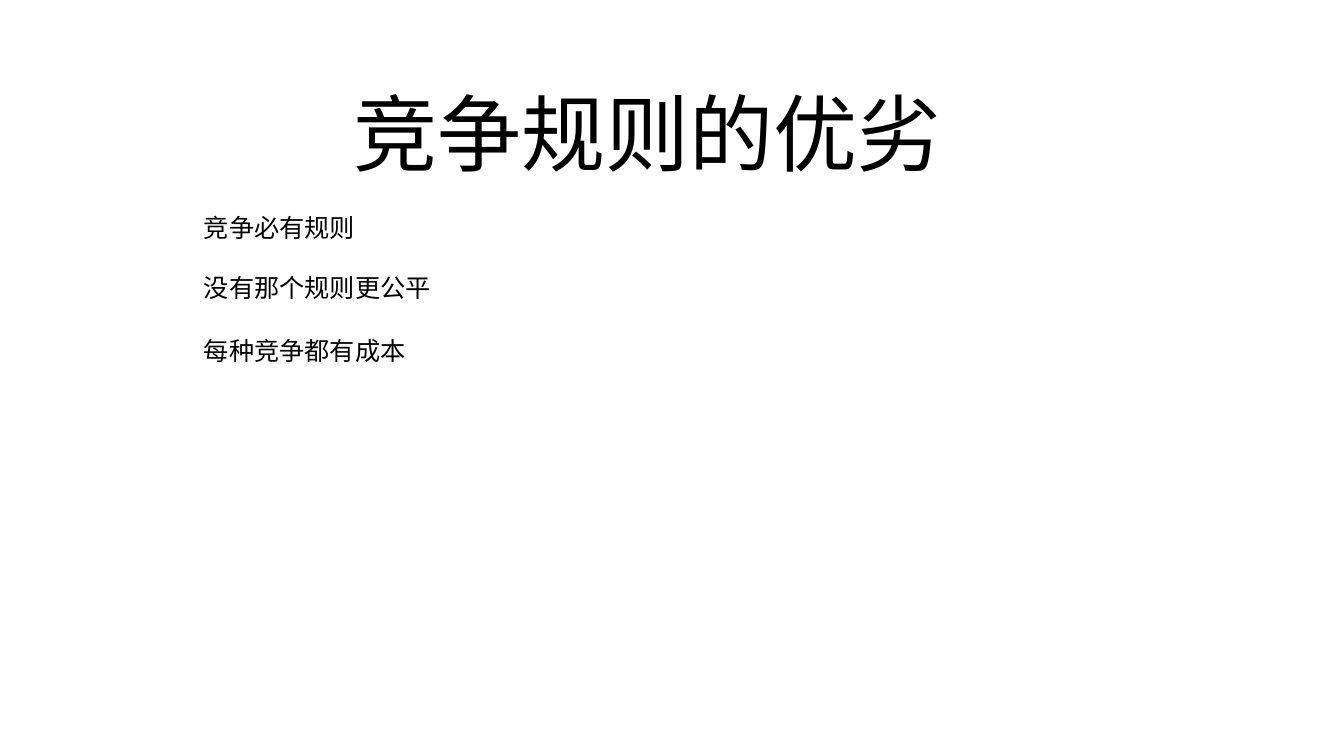
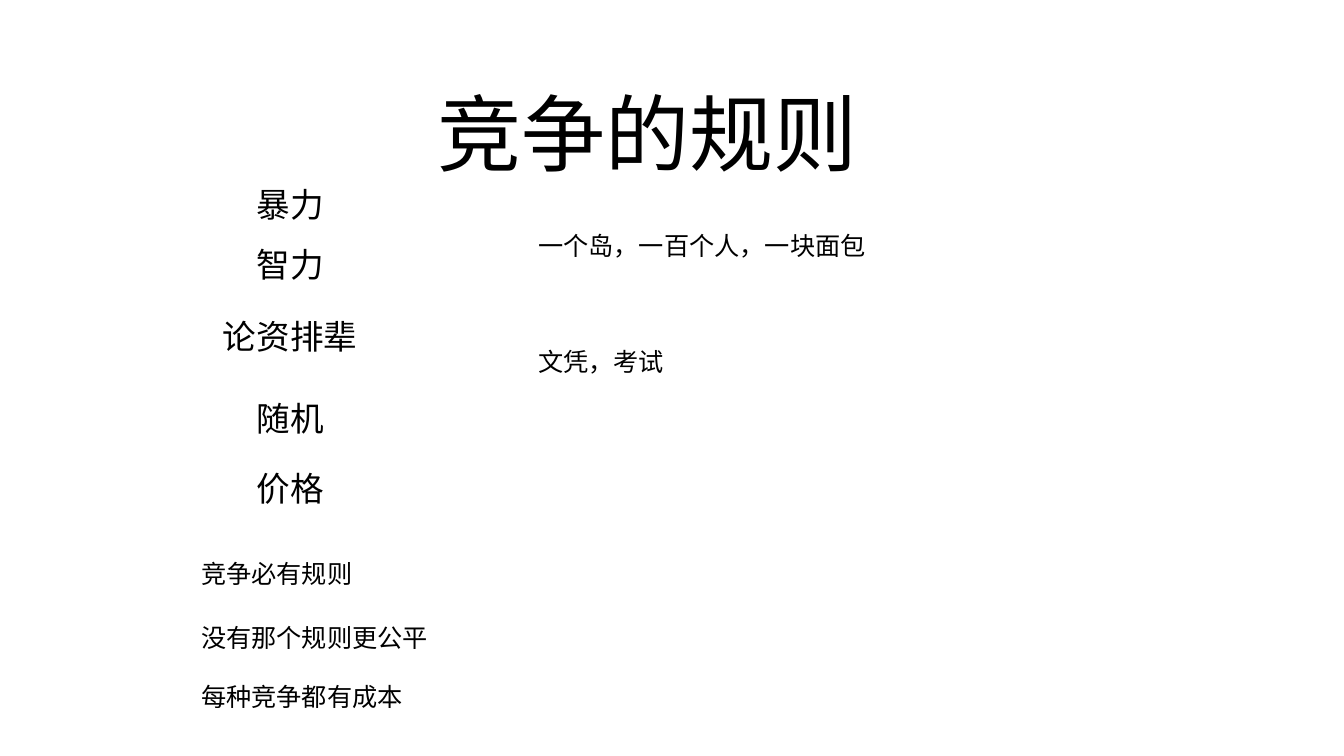
Before and after one commit to FredJiangFei/MyDocuments, a slide deck: slide 8 of 火车票/火车票.pptx (slide 9 before the commit). Drawn at 1344x756 pixels with LibreOffice and Linux fonts; fonts in the diff are those of the drawing. Boxes give left, top, right and bottom in pixels: in the first picture for what was removed or moved away, otherwise in the second. Text is boxed around its words. In the diff, an @@ line names an element or a change of style, - is before the commit and + after.

```diff
--- a/火车票/火车票.pptx
+++ b/火车票/火车票.pptx
@@ title at <box>438,94,858,172</box>: text changed @@
-竞争规则的优劣
+竞争的规则
@@ text added at <box>257,189,324,220</box>, 24 pt, text #000000 @@
+暴力
@@ text added at <box>538,233,866,258</box>, 18 pt, text #000000 @@
+一个岛，一百个人，一块面包
@@ text added at <box>257,248,324,280</box>, 24 pt, text #000000 @@
+智力
@@ text added at <box>223,320,357,352</box>, 24 pt, text #000000 @@
+论资排辈
@@ text added at <box>538,349,664,374</box>, 18 pt, text #000000 @@
+文凭，考试
@@ text added at <box>257,402,324,434</box>, 24 pt, text #000000 @@
+随机
@@ text added at <box>257,472,324,504</box>, 24 pt, text #000000 @@
+价格
@@ text "竞争必有规则": place and size @@
-text "竞争必有规则" at <box>204,215,355,239</box>
+text "竞争必有规则" at <box>201,561,352,585</box>
@@ text "没有那个规则更公平": place and size @@
-text "没有那个规则更公平" at <box>204,276,431,299</box>
+text "没有那个规则更公平" at <box>201,626,428,649</box>
@@ text "每种竞争都有成本": place and size @@
-text "每种竞争都有成本" at <box>204,338,406,362</box>
+text "每种竞争都有成本" at <box>201,684,403,708</box>
```
Also in this commit, not shown: 10 other slides changed, 18 slides added, 3 slides removed.
